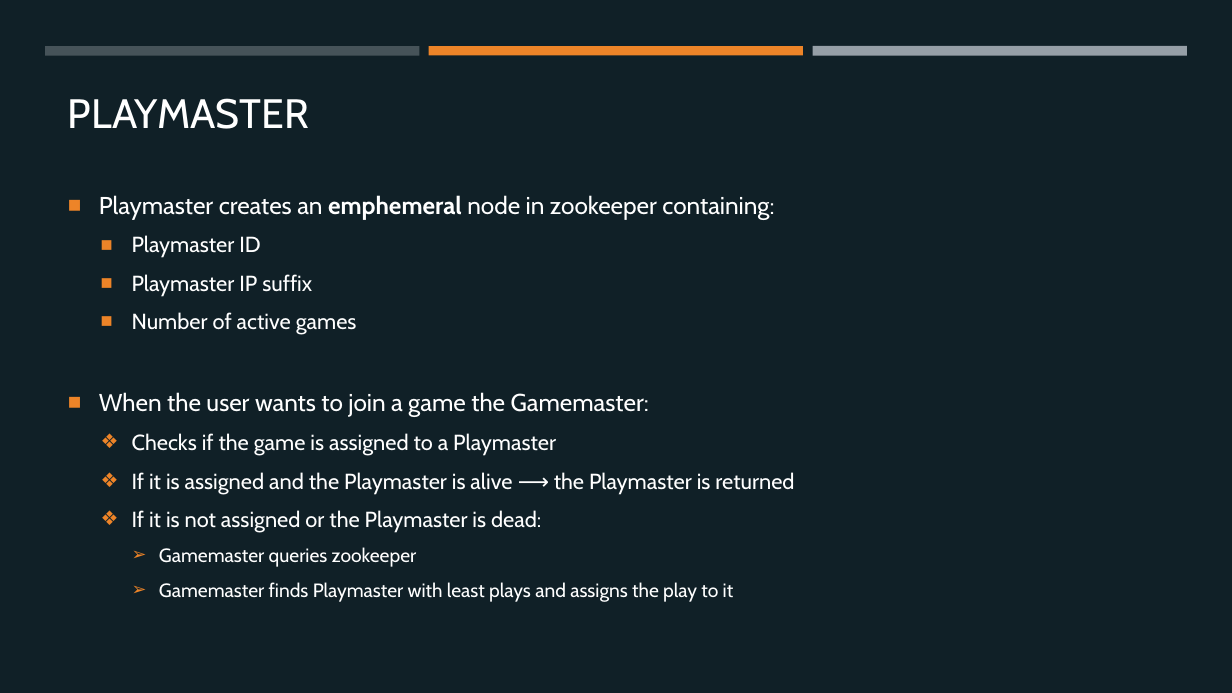
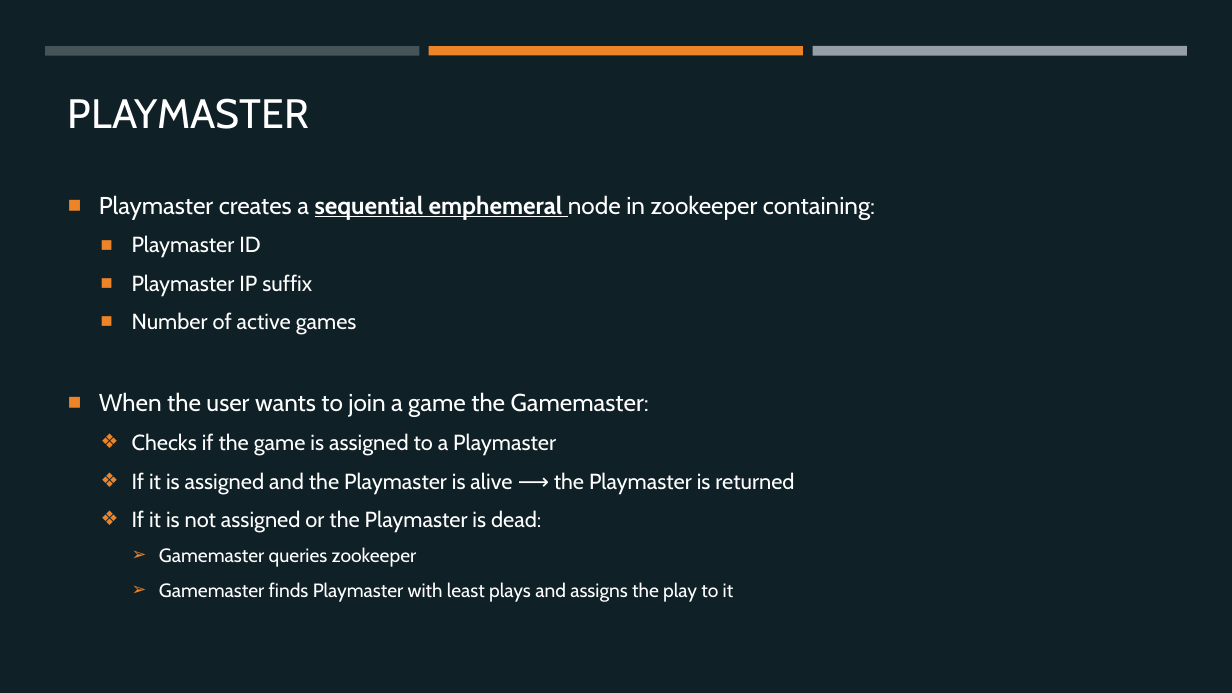
Before and after one commit to margaeor/COMP414-Distributed-Systems, a slide deck: slide 12 of presentation/Distributed.pptx. Drawn at 1232x693 pixels with LibreOffice and Linux fonts; fonts in the diff are those of the drawing. Boxes give left, top, right and bottom in pixels: in the first picture for what was removed or moved away, otherwise in the second. Text is boxed around its words. In the diff, an @@ line names an element or a change of style, - is before the commit and + after.

```diff
--- a/presentation/Distributed.pptx
+++ b/presentation/Distributed.pptx
@@ text at (99, 195, 875, 220): text changed @@
-■ Playmaster creates an emphemeral node in zookeeper containing:
+■ Playmaster creates a sequential emphemeral node in zookeeper containing:
```
Also in this commit, not shown: 6 other slides changed.
